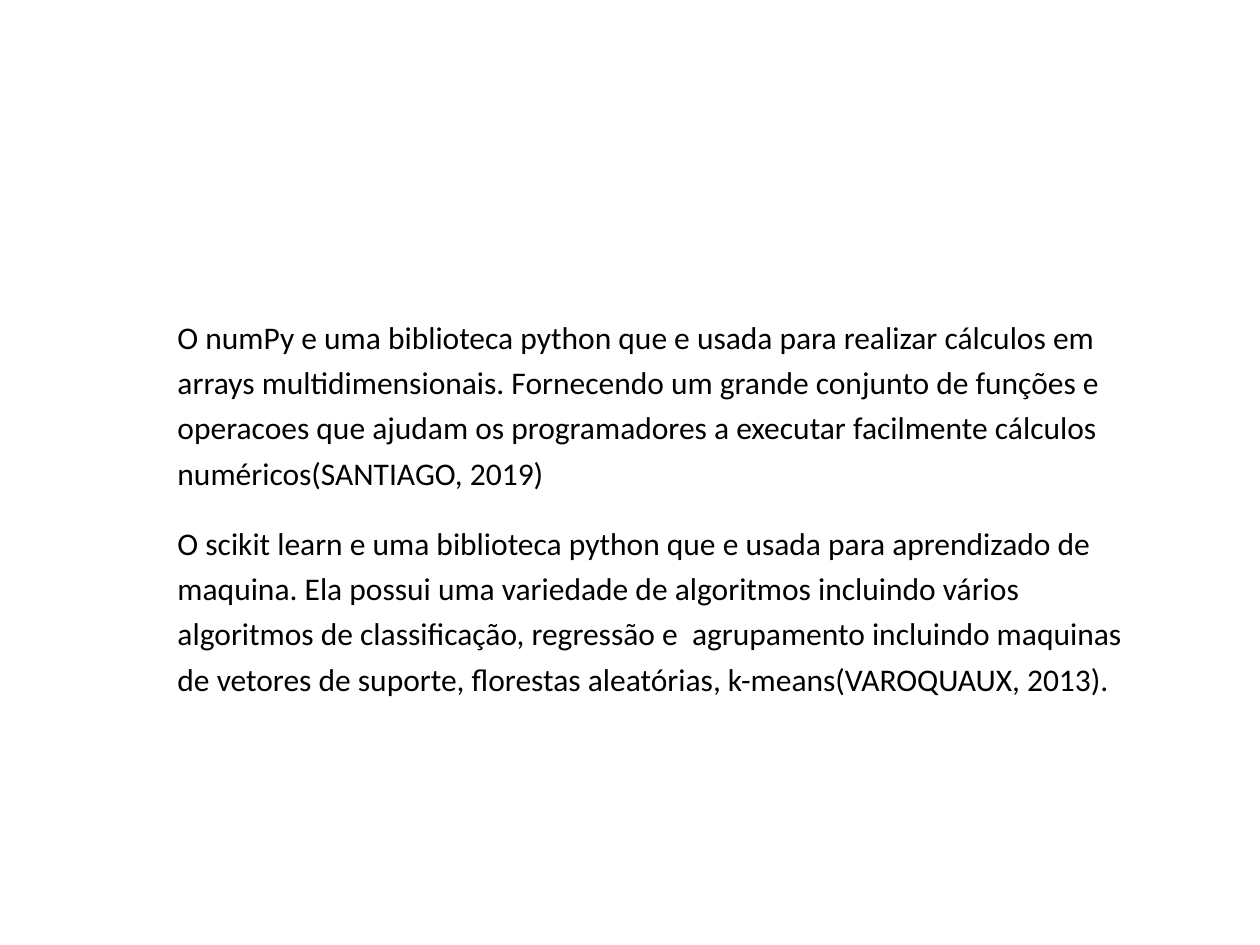
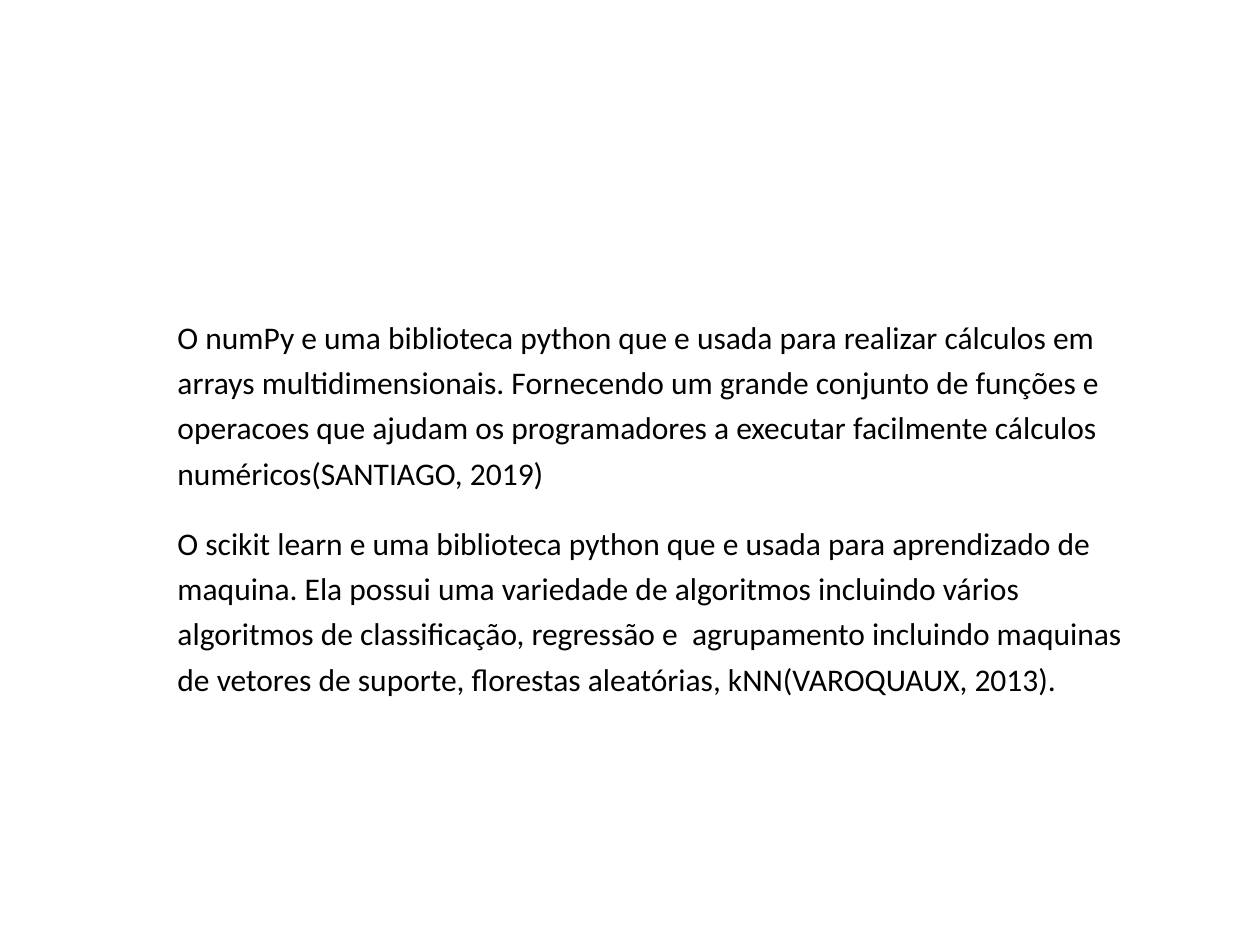
Before and after one commit to marcos901/Projeto-TCC, a slide deck: slide 9 of Parte escrita/Apresentação1.odp. Drawn at 1260x945 pixels with LibreOffice and Linux fonts; fonts in the diff are those of the drawing; background and template pictures are left out. Boxes give left, top, right and bottom in pixels: in the first picture for what was removed or moved away, otherwise in the second. Text is boxed around its words. In the diff, an @@ line names an element or a change of style, - is before the commit and + after.

```diff
--- a/Parte escrita/Apresentação1.odp
+++ b/Parte escrita/Apresentação1.odp
@@ text at (x1=177, y1=533, x2=1121, y2=696): text changed @@
-● O scikit learn e uma biblioteca python que e usada para aprendizado de maquina. Ela possui uma variedade de algoritmos incluindo vários algoritmos de classificação, regressão e agrupamento incluindo maquinas de vetores de suporte, florestas aleatórias, k-means(VAROQUAUX, 2013).
+● O scikit learn e uma biblioteca python que e usada para aprendizado de maquina. Ela possui uma variedade de algoritmos incluindo vários algoritmos de classificação, regressão e agrupamento incluindo maquinas de vetores de suporte, florestas aleatórias, kNN(VAROQUAUX, 2013).
```
Also in this commit, not shown: 1 other slide changed, 11 other files.
